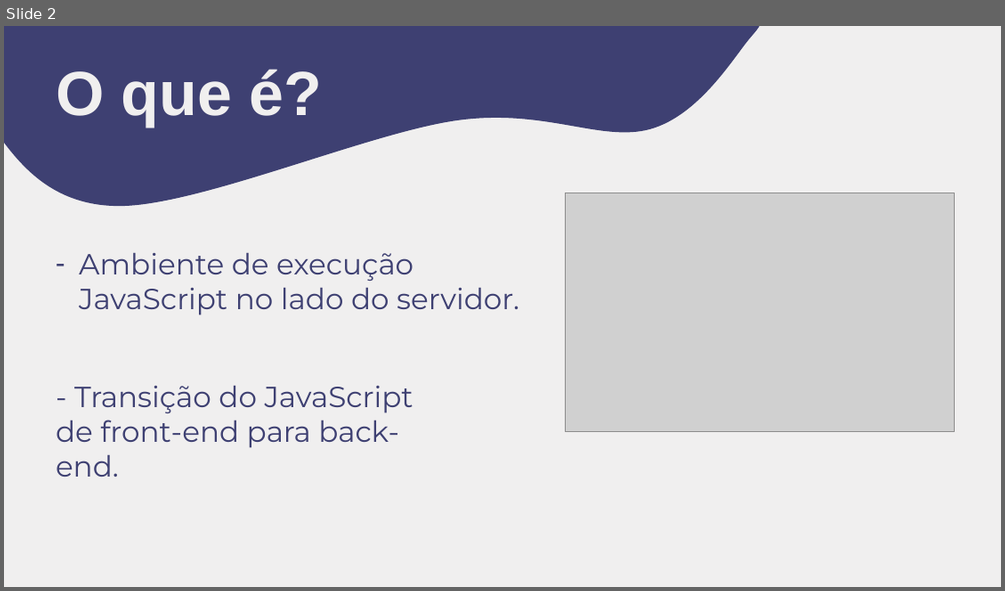
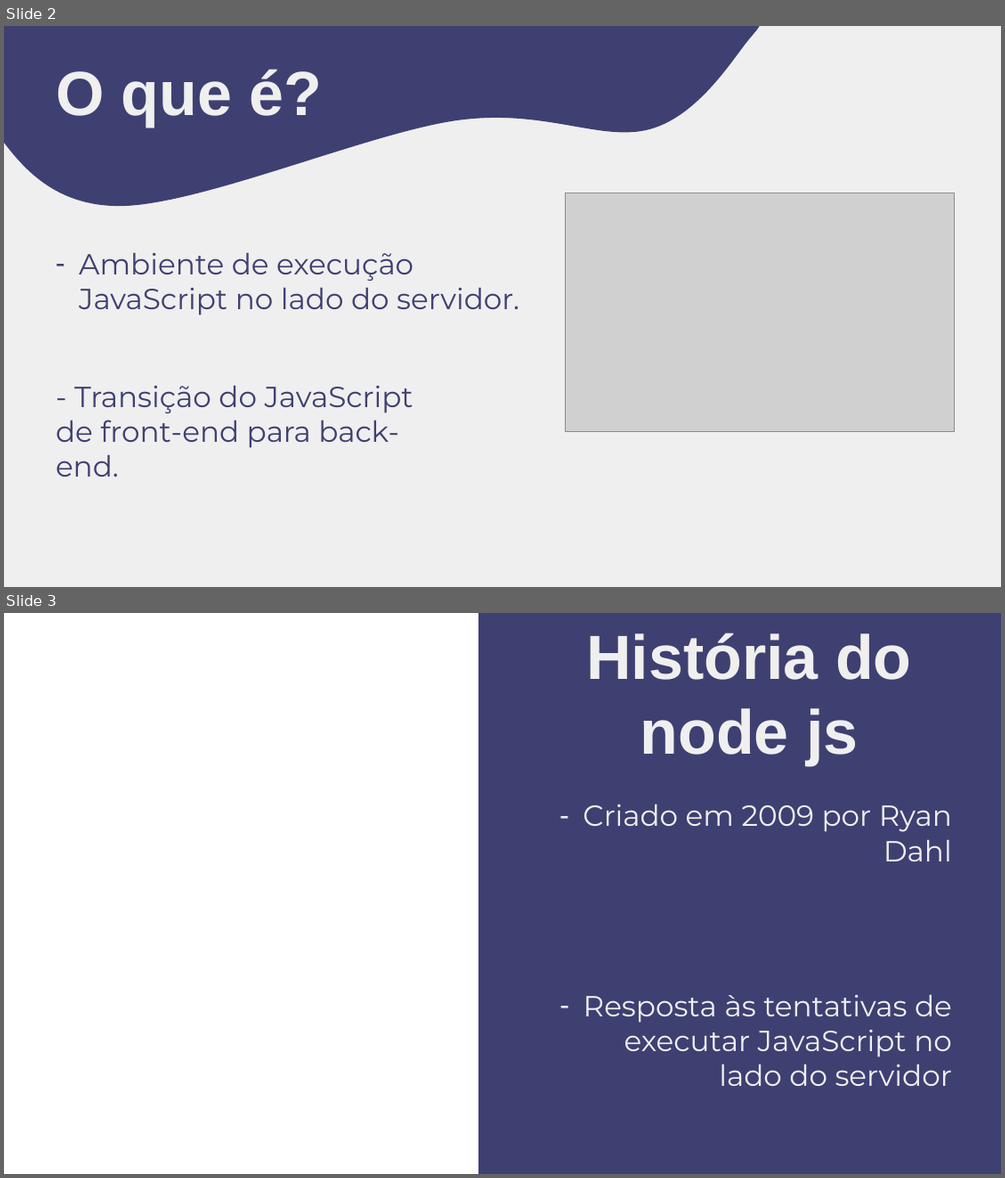
Before and after one commit to johnnysuh/atividades, a slide deck: NODE.pptx. Shown one above the other, each under a label of ours: slide 2 before the commit, slides 2 and 3 after it. The pictures are 1005x591 and 1005x1178 pixels, drawn with LibreOffice and Linux fonts; fonts in the diff are those of the drawing; grey boxes stand for pictures. Boxes give left, top, right and bottom in pixels: in the first picture for what was removed or moved away, otherwise in the second. Text is boxed around its words. In the diff, an @@ line names an element or a change of style, - is before the commit and + after.

Commit message:
slides

```diff
--- a/NODE.pptx
+++ b/NODE.pptx
@@ slide 3 added at bbox=[4, 613, 1001, 1174], background #FFFFFF @@
@@ rectangle added at bbox=[479, 613, 1001, 1174], fill #3E4072, outline #3E4072 1 pt @@
@@ text added at bbox=[586, 633, 911, 765], 60 pt, text #F0EFEF, bold @@
+História do node js
@@ text added at bbox=[582, 803, 952, 861], 28 pt, text #F0EFEF @@
+– Criado em 2009 por Ryan Dahl
@@ text added at bbox=[583, 994, 952, 1086], 28 pt, text #F0EFEF @@
+– Resposta às tentativas de executar JavaScript no lado do servidor
```
